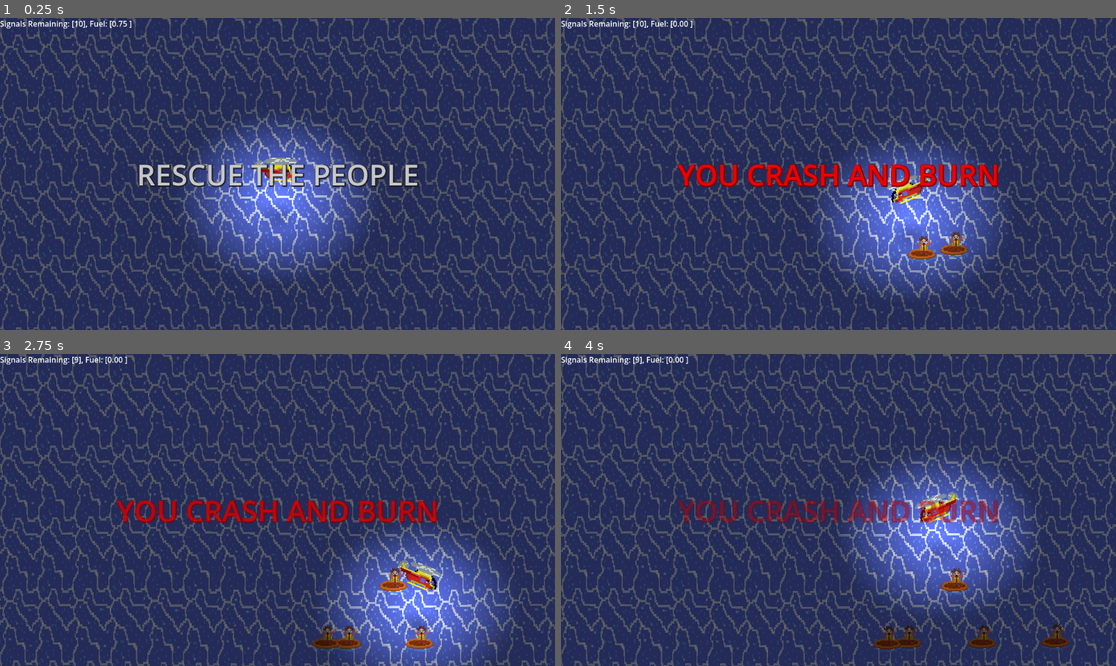
Above: before the commit, frames 1-4 (two rows, left to right).
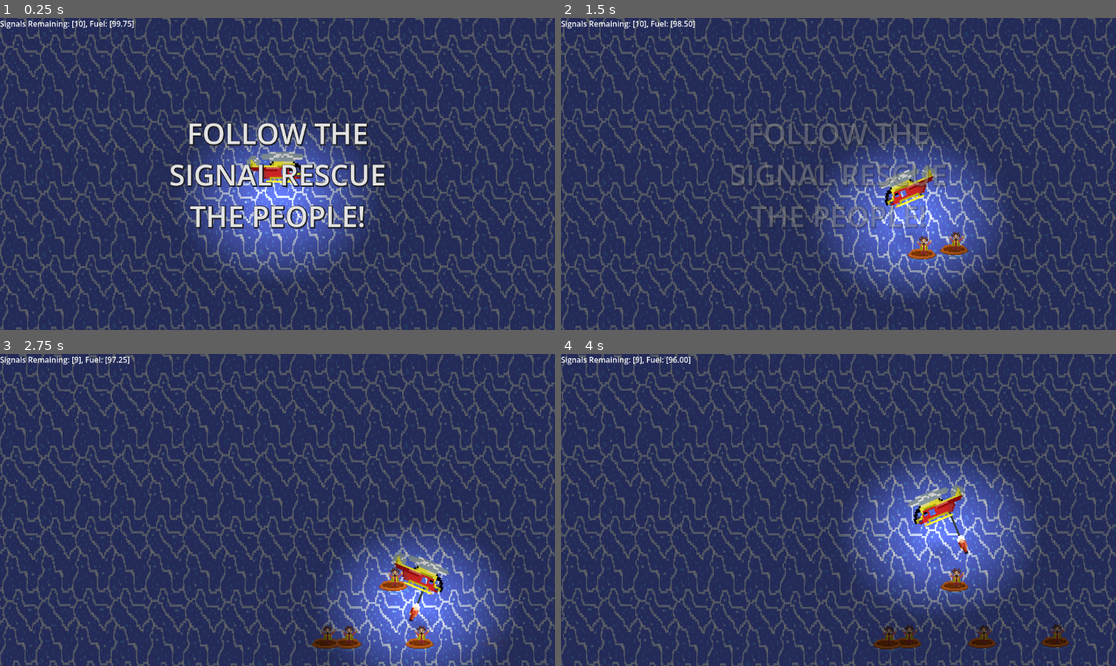
Above: after the commit, the same moments.

Repository: alexdawn/helirescue
Game: Godot game, scene res://src/scenes/World.tscn
Two runs of this game, one before a commit and one after it. Both use one fixed random seed, a clock stepped at 60 frames per second and the inputs below.
Inputs:
- Up to frame 1 (0.25 s): no input
- Up to frame 2 (1.5 s): hold D (move_right) 0.53-1.28 s; tap Space (winch) at 0.6, 1.35 s; hold S (move_down) from 1.28 s (still down)
- Up to frame 3 (2.75 s): release S (move_down) at 2.03 s; hold D (move_right) from 2.03 s (still down); tap Space (winch) at 2.1 s
- Up to frame 4 (4 s): release D (move_right) at 2.78 s; hold W (move_up) 2.78-3.53 s; tap Space (winch) at 2.85, 3.6 s; hold A (move_left) from 3.53 s (still down)

The runs differ from the first frame. In frame 1, 5.6% of the frame differs, in the area x 20-76%, y 0-68%; in frame 2, 5.0%; in frame 3, 3.1%; in frame 4, 2.6%.

Commit message:
Add scaling winch rope

Diff:
--- a/project.godot
+++ b/project.godot
@@ -57,7 +57,8 @@
 }
 restart={
 "deadzone": 0.2,
-"events": [Object(InputEventKey,"resource_local_to_scene":fa …(141 unchanged characters)… ":false,"keycode":0,"physical_keycode":80,"key_label":0,"unicode":112,"location":0,"echo":false,"script":null)
+"events": [Object(InputEventKey,"resource_local_to_scene":fa …(141 unchanged characters)… ":false,"keycode":0,"physical_keycode":82,"key_label":0,"unicode":114,"location":0,"echo":false,"script":null)
+, Object(InputEventJoypadButton,"resource_local_to_scene":false,"resource_name":"","device":-1,"button_index":1,"pressure":0.0,"pressed":true,"script":null)
 ]
 }
 
--- a/src/scenes/World.tscn
+++ b/src/scenes/World.tscn
@@ -2,13 +2,7 @@
 
 [ext_resource type="Shader" uid="uid://5haj4pmc7d5" path="res://src/shaders/water.gdshader" id="1_6g2ek"]
 [ext_resource type="Texture2D" uid="uid://b0kjju8uvhblj" path="res://src/resources/watertiles.png" id="2_ijt24"]
-[ext_resource type="Script" uid="uid://bhk7ge05w2byv" path="res://src/vehicle.gd" id="3_g06df"]
-[ext_resource type="SpriteFrames" uid="uid://cwdjs4epvd115" path="res://src/resources/HeliAnimated.tres" id="4_evdfb"]
-[ext_resource type="Script" uid="uid://r8hi3xyqrqkr" path="res://src/hoverShake.gd" id="5_nwnha"]
-[ext_resource type="Script" uid="uid://ckpckb1caphke" path="res://src/sonar.gd" id="6_nahcy"]
-[ext_resource type="Script" uid="uid://bxul747pr14ug" path="res://src/ping_icon.gd" id="7_vewai"]
-[ext_resource type="AudioStream" uid="uid://b3w5b7i6y0kth" path="res://src/resources/PowerUp3.wav" id="8_i5olr"]
-[ext_resource type="AudioStream" uid="uid://smto83qa42yc" path="res://src/resources/Jump5.wav" id="9_jbq7q"]
+[ext_resource type="PackedScene" uid="uid://cyakkcsubc25p" path="res://src/scenes/vehicle.tscn" id="3_xc7f8"]
 [ext_resource type="Script" uid="uid://wckeef5xdv06" path="res://src/area_spawner.gd" id="10_bufb4"]
 [ext_resource type="AudioStream" uid="uid://bmeun2homrmyv" path="res://src/resources/music/PanicRotor.wav" id="11_yxwdv"]
 [ext_resource type="Script" uid="uid://dcx27rfcb6a7o" path="res://src/scenes/info.gd" id="12_ijt24"]
@@ -27,38 +21,6 @@
 
 [sub_resource type="CanvasTexture" id="CanvasTexture_bah7m"]
 diffuse_texture = SubResource("AnimatedTexture_p1v5b")
-
-[sub_resource type="Gradient" id="Gradient_eu7l1"]
-colors = PackedColorArray(1, 1, 1, 1, 0, 0, 0, 1)
-
-[sub_resource type="GradientTexture2D" id="GradientTexture2D_p1v5b"]
-gradient = SubResource("Gradient_eu7l1")
-width = 128
-height = 128
-fill = 1
-fill_from = Vector2(0.5, 0.5)
-fill_to = Vector2(0.5862069, 0.5270936)
-
-[sub_resource type="Gradient" id="Gradient_p1v5b"]
-colors = PackedColorArray(1, 1, 1, 1, 1, 1, 1, 0)
-
-[sub_resource type="GradientTexture2D" id="GradientTexture2D_wygdx"]
-gradient = SubResource("Gradient_p1v5b")
-fill = 1
-fill_from = Vector2(0.7304348, 0.45217392)
-fill_to = Vector2(0.5173913, 0.45652175)
-
-[sub_resource type="Gradient" id="Gradient_fv4w7"]
-colors = PackedColorArray(1, 1, 1, 1, 0, 0, 0, 1)
-
-[sub_resource type="GradientTexture2D" id="GradientTexture2D_fvag4"]
-gradient = SubResource("Gradient_fv4w7")
-fill = 1
-fill_from = Vector2(0.5, 0.5)
-fill_to = Vector2(0.5763547, 0.45320198)
-
-[sub_resource type="RectangleShape2D" id="RectangleShape2D_fv4w7"]
-size = Vector2(40, 32)
 
 [sub_resource type="Curve2D" id="Curve2D_wygdx"]
 _data = {
@@ -84,58 +46,7 @@
 
 [node name="Camera2D" type="Camera2D" parent="." unique_id=63967930]
 
-[node name="Vehicle" type="Node2D" parent="." unique_id=207668354]
-script = ExtResource("3_g06df")
-speed = 200
-
-[node name="Sprite2D" type="AnimatedSprite2D" parent="Vehicle" unique_id=717551056]
-light_mask = 3
-texture_filter = 1
-scale = Vector2(3, 3)
-sprite_frames = ExtResource("4_evdfb")
-autoplay = "default"
-frame_progress = 0.8883103
-script = ExtResource("5_nwnha")
-
-[node name="Sonar" type="AudioListener2D" parent="Vehicle" unique_id=1126078336]
-scale = Vector2(5, 5)
-current = true
-script = ExtResource("6_nahcy")
-
-[node name="PointLight2D" type="PointLight2D" parent="Vehicle" unique_id=1474741329]
-light_mask = 2
-scale = Vector2(4.65625, 3.921875)
-energy = 2.0
-texture = SubResource("GradientTexture2D_p1v5b")
-offset = Vector2(0, 12.805)
-texture_scale = 4.0
-
-[node name="PingIcon" type="Sprite2D" parent="Vehicle" unique_id=2146725004]
-modulate = Color(15.01421, 15.01421, 15.01421, 1)
-light_mask = 0
-texture = SubResource("GradientTexture2D_wygdx")
-script = ExtResource("7_vewai")
-
-[node name="SuccessPing" type="AudioStreamPlayer" parent="Vehicle" unique_id=453241302]
-stream = ExtResource("8_i5olr")
-
-[node name="FoundPing" type="AudioStreamPlayer" parent="Vehicle" unique_id=1422876172]
-stream = ExtResource("9_jbq7q")
-
-[node name="Shadow" type="PointLight2D" parent="Vehicle" unique_id=2094645783]
-light_mask = 2
-scale = Vector2(21.680664, 15.3811035)
-energy = 0.6
-blend_mode = 1
-texture = SubResource("GradientTexture2D_fvag4")
-offset = Vector2(0, 5.67)
-texture_scale = 0.35
-
-[node name="Area2D" type="Area2D" parent="Vehicle" unique_id=1948914433]
-
-[node name="CollisionShape2D" type="CollisionShape2D" parent="Vehicle/Area2D" unique_id=1305220487]
-position = Vector2(0, 88)
-shape = SubResource("RectangleShape2D_fv4w7")
+[node name="Vehicle" parent="." unique_id=990502825 instance=ExtResource("3_xc7f8")]
 
 [node name="WreckSpawner" type="Path2D" parent="." unique_id=1227076228]
 position = Vector2(-574, -393)
@@ -173,12 +84,20 @@
 offset_bottom = 41.5
 grow_horizontal = 2
 grow_vertical = 2
-text = "RESCUE THE PEOPLE"
+text = "follow the signal rescue the people!"
 label_settings = SubResource("LabelSettings_ijt24")
 horizontal_alignment = 1
 vertical_alignment = 1
+autowrap_mode = 3
 uppercase = true
 script = ExtResource("13_g06df")
 
-[connection signal="pinged" from="Vehicle/PingIcon" to="Vehicle/Sonar" method="_on_ping_icon_pinged"]
-[connection signal="pinged" from="Vehicle/PingIcon" to="Vehicle/PingIcon" method="_on_pinged"]
+[node name="SubLabel" type="Label" parent="CanvasLayer/Banner" unique_id=148234198]
+layout_mode = 1
+anchors_preset = 2
+anchor_top = 1.0
+anchor_bottom = 1.0
+offset_top = -23.0
+offset_right = 59.0
+grow_vertical = 0
+text = "subtext"
--- a/src/scenes/banner.gd
+++ b/src/scenes/banner.gd
@@ -1,7 +1,9 @@
 extends Label
 
-@export var decayRate = 1
-@export var decayFinish = 0.25
+@export var decayRate = 0.5
+@export var decayFinish = 0.1
+
+@onready var sub = $SubLabel
 
 var finished = false
 var decay
@@ -9,18 +11,23 @@
 # Called when the node enters the scene tree for the first time.
 func _ready() -> void:
 	decay = decayRate
+	sub.text = ""
 
 
 # Called every frame. 'delta' is the elapsed time since the previous frame.
 func _process(delta: float) -> void:
 	modulate = Color(modulate, clamp(modulate.a - decay * delta, 0, 1))
+	if finished:
+		if Input.is_action_pressed("restart"):
+			get_tree().reload_current_scene()
 
 func win():
 	if !finished:
 		finished = true
 		modulate.a = 1.0
 		decay = decayFinish
-		text = "A WINNER IS YOU"
+		text = "everyone is saved"
+		sub.text = "press r to play again"
 
 func lose():
 	if !finished:
@@ -29,3 +36,4 @@
 		decay = decayFinish
 		modulate = Color(5, 0, 0)
 		text = "YOU CRASH AND BURN"
+		sub.text = "press r to try again"
--- /dev/null
+++ b/src/scenes/vehicle.tscn
@@ -0,0 +1,128 @@
+[gd_scene format=3 uid="uid://cyakkcsubc25p"]
+
+[ext_resource type="Script" uid="uid://bhk7ge05w2byv" path="res://src/vehicle.gd" id="1_upta3"]
+[ext_resource type="SpriteFrames" uid="uid://cwdjs4epvd115" path="res://src/resources/HeliAnimated.tres" id="2_juykv"]
+[ext_resource type="Script" uid="uid://r8hi3xyqrqkr" path="res://src/hoverShake.gd" id="3_18udf"]
+[ext_resource type="Texture2D" uid="uid://7k2gjjkwad5c" path="res://src/resources/art/winch.png" id="4_2rwfq"]
+[ext_resource type="Script" uid="uid://45m06rglqpm0" path="res://src/scenes/winch_sprite.gd" id="5_ottn6"]
+[ext_resource type="Script" uid="uid://ckpckb1caphke" path="res://src/sonar.gd" id="6_4sntn"]
+[ext_resource type="Script" uid="uid://bxul747pr14ug" path="res://src/ping_icon.gd" id="7_nbqpw"]
+[ext_resource type="AudioStream" uid="uid://b3w5b7i6y0kth" path="res://src/resources/PowerUp3.wav" id="8_cj6as"]
+[ext_resource type="AudioStream" uid="uid://smto83qa42yc" path="res://src/resources/Jump5.wav" id="9_qk5pr"]
+
+[sub_resource type="RectangleShape2D" id="RectangleShape2D_upta3"]
+size = Vector2(4.54, 9.49)
+
+[sub_resource type="Gradient" id="Gradient_eu7l1"]
+colors = PackedColorArray(1, 1, 1, 1, 0, 0, 0, 1)
+
+[sub_resource type="GradientTexture2D" id="GradientTexture2D_p1v5b"]
+gradient = SubResource("Gradient_eu7l1")
+width = 128
+height = 128
+fill = 1
+fill_from = Vector2(0.5, 0.5)
+fill_to = Vector2(0.5862069, 0.5270936)
+
+[sub_resource type="Gradient" id="Gradient_p1v5b"]
+colors = PackedColorArray(1, 1, 1, 1, 1, 1, 1, 0)
+
+[sub_resource type="GradientTexture2D" id="GradientTexture2D_wygdx"]
+gradient = SubResource("Gradient_p1v5b")
+fill = 1
+fill_from = Vector2(0.7304348, 0.45217392)
+fill_to = Vector2(0.5173913, 0.45652175)
+
+[sub_resource type="Gradient" id="Gradient_fv4w7"]
+colors = PackedColorArray(1, 1, 1, 1, 0, 0, 0, 1)
+
+[sub_resource type="GradientTexture2D" id="GradientTexture2D_fvag4"]
+gradient = SubResource("Gradient_fv4w7")
+fill = 1
+fill_from = Vector2(0.5, 0.5)
+fill_to = Vector2(0.5763547, 0.45320198)
+
+[sub_resource type="RectangleShape2D" id="RectangleShape2D_fv4w7"]
+size = Vector2(40, 32)
+
+[node name="Vehicle" type="Node2D" unique_id=990502825]
+script = ExtResource("1_upta3")
+speed = 200
+
+[node name="Sprite2D" type="AnimatedSprite2D" parent="." unique_id=2052245640]
+light_mask = 3
+texture_filter = 1
+scale = Vector2(4, 4)
+sprite_frames = ExtResource("2_juykv")
+autoplay = "default"
+frame_progress = 0.8883103
+script = ExtResource("3_18udf")
+
+[node name="Rope" type="Sprite2D" parent="Sprite2D" unique_id=380240060]
+show_behind_parent = true
+position = Vector2(3.305, 0)
+scale = Vector2(1, 1.305)
+texture = ExtResource("4_2rwfq")
+centered = false
+region_enabled = true
+region_rect = Rect2(14, 0, 4, 5)
+
+[node name="WinchSprite" type="Sprite2D" parent="Sprite2D" unique_id=1416335794]
+show_behind_parent = true
+texture_filter = 1
+texture_repeat = 2
+texture = ExtResource("4_2rwfq")
+offset = Vector2(4.815, 10.15)
+region_enabled = true
+region_rect = Rect2(14, 5, 4, 10)
+script = ExtResource("5_ottn6")
+
+[node name="Area2D" type="Area2D" parent="Sprite2D/WinchSprite" unique_id=648739283]
+position = Vector2(4.835, 9.835)
+
+[node name="CollisionShape2D" type="CollisionShape2D" parent="Sprite2D/WinchSprite/Area2D" unique_id=2070136428]
+shape = SubResource("RectangleShape2D_upta3")
+
+[node name="Sonar" type="AudioListener2D" parent="." unique_id=496775096]
+scale = Vector2(5, 5)
+current = true
+script = ExtResource("6_4sntn")
+
+[node name="PointLight2D" type="PointLight2D" parent="." unique_id=935636417]
+light_mask = 2
+texture_repeat = 2
+scale = Vector2(4.65625, 3.921875)
+energy = 2.0
+texture = SubResource("GradientTexture2D_p1v5b")
+offset = Vector2(0, 12.805)
+texture_scale = 4.0
+
+[node name="PingIcon" type="Sprite2D" parent="." unique_id=1151603853]
+modulate = Color(15.01421, 15.01421, 15.01421, 1)
+light_mask = 0
+texture = SubResource("GradientTexture2D_wygdx")
+script = ExtResource("7_nbqpw")
+
+[node name="SuccessPing" type="AudioStreamPlayer" parent="." unique_id=864975750]
+stream = ExtResource("8_cj6as")
+
+[node name="FoundPing" type="AudioStreamPlayer" parent="." unique_id=1324293724]
+stream = ExtResource("9_qk5pr")
+
+[node name="Shadow" type="PointLight2D" parent="." unique_id=1493670971]
+light_mask = 2
+scale = Vector2(21.680664, 15.3811035)
+energy = 0.6
+blend_mode = 1
+texture = SubResource("GradientTexture2D_fvag4")
+offset = Vector2(0, 5.67)
+texture_scale = 0.35
+
+[node name="Area2D" type="Area2D" parent="." unique_id=110733053]
+
+[node name="CollisionShape2D" type="CollisionShape2D" parent="Area2D" unique_id=949731199]
+position = Vector2(0, 88)
+shape = SubResource("RectangleShape2D_fv4w7")
+
+[connection signal="pinged" from="PingIcon" to="Sonar" method="_on_ping_icon_pinged"]
+[connection signal="pinged" from="PingIcon" to="PingIcon" method="_on_pinged"]
--- /dev/null
+++ b/src/scenes/winch_sprite.gd
@@ -0,0 +1,27 @@
+extends Sprite2D
+
+@export var speed = 4
+@export var mag = 10
+
+@onready var rope = $"../Rope"
+
+var time = 0
+
+# Called when the node enters the scene tree for the first time.
+func _ready() -> void:
+	visible = false
+
+
+# Called every frame. 'delta' is the elapsed time since the previous frame.
+func _process(delta: float) -> void:
+	if visible:
+		time += delta
+		position.y = sin(time * speed) * mag
+		rope.scale.y = 1 + position.y * 0.4
+		if position.y <= 0:
+			visible = false
+
+func activate():
+	if !visible:
+		visible = true
+		time = 0
--- a/src/vehicle.gd
+++ b/src/vehicle.gd
@@ -3,11 +3,12 @@
 @export var speed = 400
 @export var spotRange = 200
 @export var rescueRange = 20
-@export var fuel = 1
+@export var fuel = 100
 @export var fuelBurnRate = 1
 
-@onready var rescueArea = $Area2D
+@onready var rescueArea = $Sprite2D/WinchSprite/Area2D
 @onready var sprite = $Sprite2D
+@onready var winchSprite = $Sprite2D/WinchSprite
 @onready var info = $"../CanvasLayer/Stats"
 @onready var banner = $"../CanvasLayer/Banner"
 
@@ -46,7 +47,10 @@
 				var sound = $FoundPing
 				if !sound.playing:
 					sound.play()
-		if (rescueArea.overlaps_area(wreck.area)):
+		if (
+			rescueArea.overlaps_area(wreck.area)
+			and winchSprite.visible
+		):
 			wreck.rescued()
 			var sound = $SuccessPing
 			if !sound.playing:
@@ -63,6 +67,8 @@
 		velocity.y += 1
 	if Input.is_action_pressed("move_up"):
 		velocity.y -= 1
+	if Input.is_action_just_pressed("winch"):
+		winchSprite.activate()
 
 	if velocity.length() > 0:
 		velocity = velocity.normalized() * speed
Binary file added: src/resources/art/winch.png
Not shown, added: src/resources/art/winch.png.import
Not shown, added: src/scenes/winch_sprite.gd.uid
Not shown, changed: exports/web/signal.html
Not shown, changed: exports/web/signal.pck
Not shown, changed: todo.md
